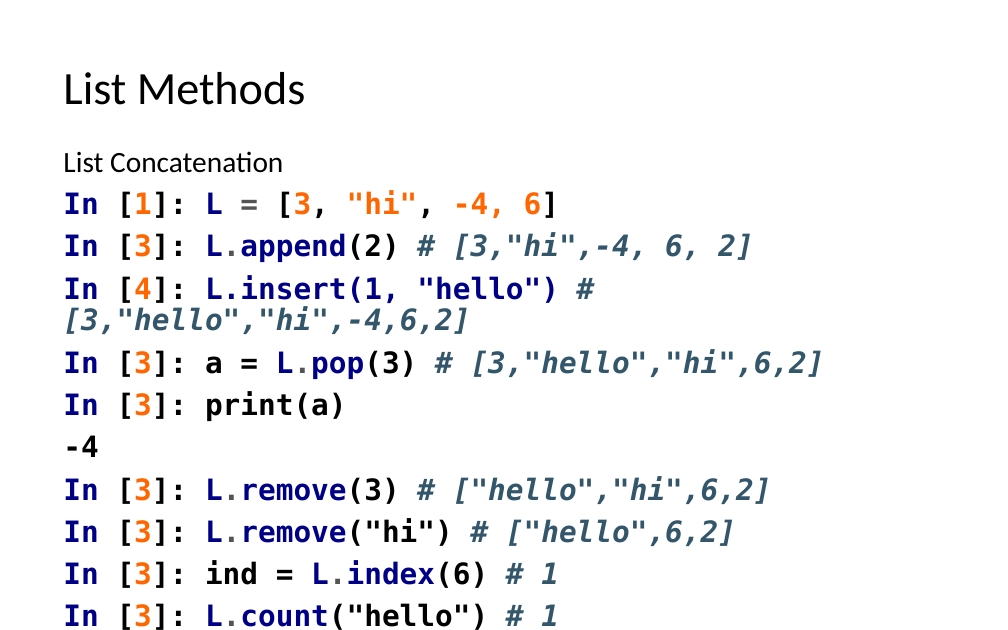
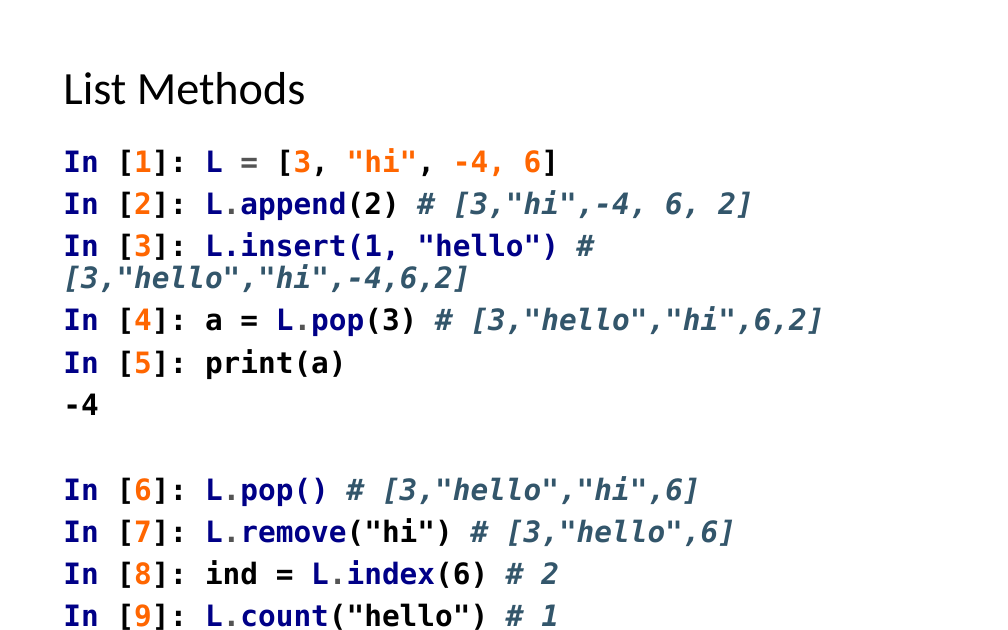
Before and after one commit to LongBaoNguyen/longbaonguyen.github.io, a slide deck: slide 14 of courses/apcsp/lect6.pptx. Drawn at 1008x630 pixels with LibreOffice and Linux fonts; fonts in the diff are those of the drawing. Boxes give left, top, right and bottom in pixels: in the first picture for what was removed or moved away, otherwise in the second. Text is boxed around its words. In the diff, an @@ line names an element or a change of style, - is before the commit and + after.

```diff
--- a/courses/apcsp/lect6.pptx
+++ b/courses/apcsp/lect6.pptx
@@ text at box(63, 151, 283, 173): paragraph removed @@
-List Concatenation
@@ text at box(63, 190, 825, 379): text changed @@
-In [3]: L.append(2) # [3,"hi",-4, 6, 2]
-In [4]: L.insert(1, "hello") # [3,"hello","hi",-4,6,2]
-In [3]: a = L.pop(3) # [3,"hello","hi",6,2]
-In [3]: print(a)
+In [2]: L.append(2) # [3,"hi",-4, 6, 2]
+In [3]: L.insert(1, "hello") # [3,"hello","hi",-4,6,2]
+In [4]: a = L.pop(3) # [3,"hello","hi",6,2]
+In [5]: print(a)
@@ text at box(63, 476, 736, 630): text changed; text colour #000000 to #33566B @@
-In [3]: L.remove(3) # ["hello","hi",6,2]
-In [3]: L.remove("hi") # ["hello",6,2]
-In [3]: ind = L.index(6) # 1
-In [3]: L.count("hello") # 1
+In [6]: L.pop() # [3,"hello","hi",6]
+In [7]: L.remove("hi") # [3,"hello",6]
+In [8]: ind = L.index(6) # 2
+In [9]: L.count("hello") # 1
```
Also in this commit, not shown: 19 other slides changed, 2 slides added, 5 slides removed, 2 other files.
